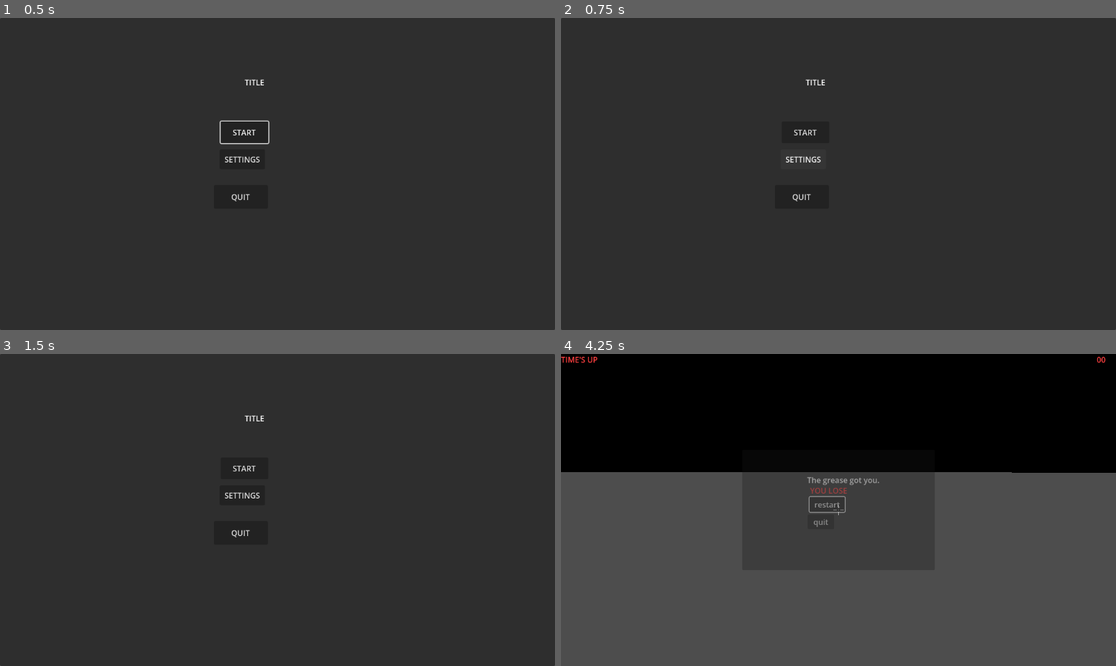
Above: before the commit, frames 1-4 (two rows, left to right).
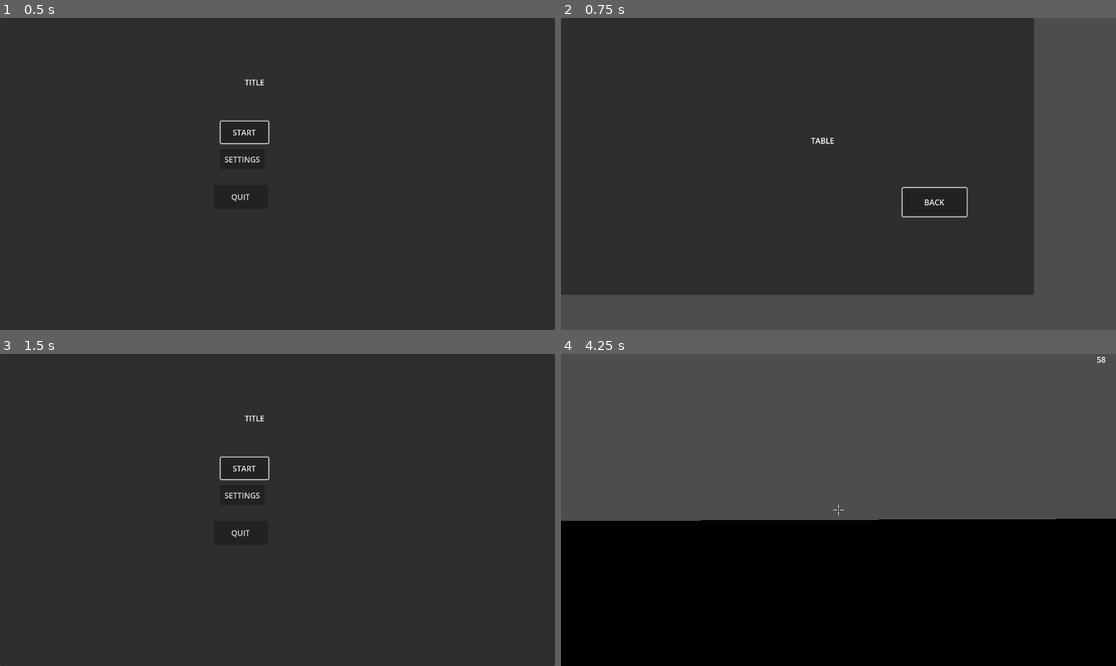
Above: after the commit, the same moments.

Repository: Gablinski/Foren
Game: Godot game, scene res://main_menu.tscn
Two runs of this game, one before a commit and one after it. Both use one fixed random seed, a clock stepped at 60 frames per second and the inputs below. The project has no main scene, so this scene is started directly.
Inputs (mouse positions are in pixels of both pictures, inside the frame that each line leads up to):
- Up to frame 1 (0.5 s): no input
- Up to frame 2 (0.75 s): click "SETTINGS" at 0.5 s
- Up to frame 3 (1.5 s): click (371, 538) at 1.25 s, where only the run after the commit has a clickable "BACK"
- Up to frame 4 (4.25 s): click "START" at 2 s; tap Enter at 2.75 s; move the mouse to (866, 510) at 2.77 s; hold R (run) 2.78-3.53 s; hold W (move_forward) from 2.78 s (still down); tap Space (jump) at 3.02, 3.05, 3.32, 3.6, 3.77, 4.07 s; move the mouse to (810, 510) at 3.52 s; tap R (run) at 3.8 s

Frame 1 is identical in both runs. In frame 2, 25% of the frame differs, in the area x 0-100%, y 0-100%; in frame 3, 0.1%; in frame 4, 85%.

Commit message:
settings + sliding tubgtun tungu tung 676767676

Diff:
--- a/main_menu.gd
+++ b/main_menu.gd
@@ -1,43 +1,25 @@
 extends CanvasLayer
 
-# ─────────────────────────────────────────────
-# SETTINGS
-# ─────────────────────────────────────────────
+@export var game_scene     : String = "res://node_3d.tscn"
+@export var settings_scene : String = "res://settings_menu.tscn"
 
-## Path to your actual game scene
-@export var game_scene : String = "res://node_3d.tscn"
-
-# ─────────────────────────────────────────────
-# NODE REFERENCES
-# ─────────────────────────────────────────────
-
-@onready var start_button : Button = $Panel/StartButton
-
-#@onready var settings_button : Button = $Panel/SettingsButton
-
-@onready var quit_button : Button = $Panel/QuitButton
-
-# ─────────────────────────────────────────────
-# READY
-# ─────────────────────────────────────────────
+@onready var start_button    : Button = $Panel/StartButton
+@onready var settings_button : Button = $Panel/SettingsButton
+@onready var quit_button     : Button = $Panel/QuitButton
 
 func _ready() -> void:
 	Input.mouse_mode = Input.MOUSE_MODE_VISIBLE
-
 	start_button.pressed.connect(_on_start)
+	settings_button.pressed.connect(_on_settings)
 	quit_button.pressed.connect(_on_quit)
-
-	# Focus start button so keyboard/gamepad works immediately
 	start_button.grab_focus()
-
-# ─────────────────────────────────────────────
-# ACTIONS
-# ─────────────────────────────────────────────
 
 func _on_start() -> void:
 	Input.mouse_mode = Input.MOUSE_MODE_CAPTURED
+	get_tree().change_scene_to_file(game_scene)
 
-	get_tree().change_scene_to_file(game_scene)
+func _on_settings() -> void:
+	get_tree().change_scene_to_file(settings_scene)
 
 func _on_quit() -> void:
 	get_tree().quit()
--- a/pause_menu.gd
+++ b/pause_menu.gd
@@ -1,110 +1,54 @@
 extends CanvasLayer
 
-# ─────────────────────────────────────────────
-#  SETTINGS
-# ─────────────────────────────────────────────
-
-@export var main_menu_scene : String = "res://scenes/main_menu.tscn"
-
-# ─────────────────────────────────────────────
-#  STATE
-# ─────────────────────────────────────────────
+@export var main_menu_scene : String = "res://main_menu.tscn"
 
 var _paused : bool = false
 
-# ─────────────────────────────────────────────
-#  NODE REFERENCES
-# ─────────────────────────────────────────────
-
 @onready var panel          : Panel  = $Panel
-@onready var title_label    : Label  = $Panel/TitleLabel
 @onready var resume_button  : Button = $Panel/ResumeButton
 @onready var restart_button : Button = $Panel/RestartButton
-#@onready var settings_button : Button = $Panel/SettingsButton
 @onready var quit_button    : Button = $Panel/QuitButton
-
-# ─────────────────────────────────────────────
-#  READY
-# ─────────────────────────────────────────────
 
 func _ready() -> void:
 	panel.visible = false
-
 	resume_button.pressed.connect(_on_resume)
 	restart_button.pressed.connect(_on_restart)
-
-	# quit_button.pressed.connect(_on_quit)
-
-# ─────────────────────────────────────────────
-#  INPUT
-# ─────────────────────────────────────────────
+	quit_button.pressed.connect(_on_quit)
 
 func _input(event: InputEvent) -> void:
 	if event is InputEventMouseMotion:
 		return
-
 	if event is InputEventKey and event.pressed and not event.echo:
 		if event.keycode == KEY_ESCAPE:
 			get_viewport().set_input_as_handled()
-
 			if _paused:
 				_on_resume()
 			else:
 				_pause()
 
-# ─────────────────────────────────────────────
-#  PAUSE
-# ─────────────────────────────────────────────
-
 func _pause() -> void:
 	_paused = true
-
 	panel.visible = true
-
 	get_tree().paused = true
-
 	Input.mouse_mode = Input.MOUSE_MODE_VISIBLE
-
 	resume_button.grab_focus()
-
 	panel.modulate.a = 0.0
-
 	var tween := create_tween()
-
 	tween.tween_property(panel, "modulate:a", 1.0, 0.2) \
 		.set_trans(Tween.TRANS_QUAD).set_ease(Tween.EASE_OUT)
 
-# ─────────────────────────────────────────────
-#  RESUME
-# ─────────────────────────────────────────────
-
 func _on_resume() -> void:
 	_paused = false
-
 	panel.visible = false
-
 	get_tree().paused = false
-
 	Input.mouse_mode = Input.MOUSE_MODE_CAPTURED
-
-# ─────────────────────────────────────────────
-#  RESTART
-# ─────────────────────────────────────────────
 
 func _on_restart() -> void:
 	get_tree().paused = false
-
 	Input.mouse_mode = Input.MOUSE_MODE_CAPTURED
-
 	get_tree().reload_current_scene()
-
-# ─────────────────────────────────────────────
-#  QUIT TO MAIN MENU
-# ─────────────────────────────────────────────
 
 func _on_quit() -> void:
 	get_tree().paused = false
-
 	Input.mouse_mode = Input.MOUSE_MODE_VISIBLE
-
 	get_tree().change_scene_to_file(main_menu_scene)
--- a/player.gd
+++ b/player.gd
@@ -6,7 +6,6 @@
 
 ## Ground movement
 @export var max_speed        : float = 8.0
-@export var run_speed        : float = 14.0
 @export var acceleration     : float = 60.0
 @export var friction         : float = 55.0
 @export var air_acceleration : float = 8.0
@@ -20,6 +19,13 @@
 @export var jump_buffer_time : float = 0.12
 @export var max_fall_speed   : float = 32.0
 
+## Slide
+@export var slide_speed        : float = 16.0
+@export var slide_duration     : float = 0.6
+@export var slide_decay        : float = 6.0   # how fast speed bleeds off
+@export var slide_height_full  : float = 1.8   # normal capsule height
+@export var slide_height_crouch: float = 0.9   # crouched capsule height
+
 ## Dash
 @export var dash_speed       : float = 24.0
 @export var dash_duration    : float = 0.16
@@ -39,6 +45,7 @@
 # ─────────────────────────────────────────────
 @onready var camera_rig : Node3D   = $CameraRig
 @onready var camera     : Camera3D = $CameraRig/Camera3D
+@onready var collision : CollisionShape3D = $CollisionShape3D
 
 # ─────────────────────────────────────────────
 #  INTERNAL STATE
@@ -50,6 +57,11 @@
 var _buffer_timer  : float = 0.0
 var _was_grounded  : bool  = false
 var _jump_held     : bool  = false
+var _jump_was_pressed : bool = false
+
+var _sliding      : bool  = false
+var _slide_timer  : float = 0.0
+var _slide_dir    : Vector3 = Vector3.ZERO
 
 var _dashing       : bool    = false
 var _dash_timer    : float   = 0.0
@@ -103,8 +115,10 @@
 		_coyote_timer = coyote_time
 
 	# ── Jump buffering ───────────────────────
-	if Input.is_action_just_pressed("jump"):
+	var jump_pressed := Input.is_action_pressed("jump")
+	if jump_pressed and not _jump_was_pressed:
 		_buffer_timer = jump_buffer_time
+	_jump_was_pressed = jump_pressed
 
 	# ── Jump execution ───────────────────────
 	var can_jump := grounded or _coyote_timer > 0.0
@@ -148,6 +162,10 @@
 #  MOVEMENT
 # ─────────────────────────────────────────────
 func _handle_movement(delta: float, grounded: bool) -> void:
+	if _sliding:
+		_handle_slide(delta, grounded)
+		return
+
 	var wish_dir := Vector3.ZERO
 	wish_dir.x = Input.get_axis("move_left",    "move_right")
 	wish_dir.z = Input.get_axis("move_forward", "move_back")
@@ -158,8 +176,7 @@
 	wish_dir = (transform.basis * wish_dir).normalized() * wish_dir.length()
 	wish_dir.y = 0.0
 
-	var target_speed := run_speed if (Input.is_action_pressed("run") and grounded) else max_speed
-	var target_vel   := wish_dir * target_speed
+	var target_vel := wish_dir * max_speed
 
 	if grounded:
 		if wish_dir == Vector3.ZERO:
@@ -171,6 +188,38 @@
 	else:
 		velocity.x = move_toward(velocity.x, target_vel.x, air_acceleration * delta)
 		velocity.z = move_toward(velocity.z, target_vel.z, air_acceleration * delta)
+
+	# Start slide
+	if Input.is_action_just_pressed("run") and grounded and \
+			Vector3(velocity.x, 0, velocity.z).length() > 1.0:
+		_sliding = true
+		_slide_timer = slide_duration
+		_slide_dir = Vector3(velocity.x, 0, velocity.z).normalized()
+		_set_crouch(true)
+
+
+func _handle_slide(delta: float, grounded: bool) -> void:
+	_slide_timer -= delta
+
+	if _slide_timer <= 0.0 or Input.is_action_just_pressed("run") or not grounded:
+		_sliding = false
+		_set_crouch(false)
+		return
+
+	var current_speed := slide_speed * (_slide_timer / slide_duration)
+	current_speed = max(current_speed, max_speed * 0.4)
+	velocity.x = _slide_dir.x * current_speed
+	velocity.z = _slide_dir.z * current_speed
+
+
+func _set_crouch(crouching: bool) -> void:
+	var shape := collision.shape as CapsuleShape3D
+	if shape:
+		shape.height = slide_height_crouch if crouching else slide_height_full
+	var target_y := _cam_base_y - 0.5 if crouching else _cam_base_y
+	var tween := create_tween()
+	tween.tween_property(camera_rig, "position:y", target_y, 0.12) \
+		.set_trans(Tween.TRANS_QUAD).set_ease(Tween.EASE_OUT)
 
 
 # ─────────────────────────────────────────────
--- a/player.tscn
+++ b/player.tscn
@@ -4,6 +4,7 @@
 [ext_resource type="Script" uid="uid://chb0pajrdwj8x" path="res://shift_lock_overlay.gd" id="2_i3pqv"]
 
 [sub_resource type="CapsuleShape3D" id="CapsuleShape3D_hqtel"]
+height = 1.8
 
 [node name="Player" type="CharacterBody3D" unique_id=1082028449]
 script = ExtResource("1_onrkg")
--- /dev/null
+++ b/settings_menu.gd
@@ -0,0 +1,16 @@
+## For now just a placeholder with a back button.
+## Add sliders, toggles etc. here later.
+
+extends CanvasLayer
+
+@export var main_menu_scene : String = "res://main_menu.tscn"
+
+@onready var back_button : Button = $Panel/BackButton
+
+func _ready() -> void:
+	Input.mouse_mode = Input.MOUSE_MODE_VISIBLE
+	back_button.pressed.connect(_on_back)
+	back_button.grab_focus()
+
+func _on_back() -> void:
+	get_tree().change_scene_to_file(main_menu_scene)
--- /dev/null
+++ b/settings_menu.tscn
@@ -0,0 +1,26 @@
+[gd_scene format=3 uid="uid://dl4ev14lrst32"]
+
+[ext_resource type="Script" uid="uid://dmbkqwb8y8new" path="res://settings_menu.gd" id="1_ufg0w"]
+
+[node name="SettingsMenu" type="CanvasLayer" unique_id=1745313308]
+script = ExtResource("1_ufg0w")
+
+[node name="Panel" type="Panel" parent="." unique_id=2044406538]
+offset_right = 982.0
+offset_bottom = 575.0
+
+[node name="SettingsLabel" type="Label" parent="Panel" unique_id=1239178212]
+layout_mode = 0
+offset_left = 519.0
+offset_top = 243.0
+offset_right = 567.0
+offset_bottom = 266.0
+text = "TABLE"
+
+[node name="BackButton" type="Button" parent="Panel" unique_id=2050959279]
+layout_mode = 0
+offset_left = 709.0
+offset_top = 353.0
+offset_right = 842.0
+offset_bottom = 412.0
+text = "BACK"
--- a/win_lose_green.gd
+++ b/win_lose_green.gd
@@ -1,96 +1,49 @@
 extends CanvasLayer
 
-# ─────────────────────────────────────────────
-#  SETTINGS
-# ─────────────────────────────────────────────
-
 @export var main_menu_scene : String = "res://main_menu.tscn"
-
-# ─────────────────────────────────────────────
-#  COLOURS
-# ─────────────────────────────────────────────
 
 const COLOR_WIN  : Color = Color(0.2, 1.0, 0.45, 1.0)
 const COLOR_LOSE : Color = Color(1.0, 0.25, 0.25, 1.0)
 
-# ─────────────────────────────────────────────
-#  NODE REFERENCES
-# ─────────────────────────────────────────────
-
 @onready var panel          : Panel  = $Panel
 @onready var title_label    : Label  = $Panel/TitleLabel
-@onready var sub_label      : Label = $Panel/SubLabel
 @onready var restart_button : Button = $Panel/RestartButton
 @onready var quit_button    : Button = $Panel/QuitButton
 
-# ─────────────────────────────────────────────
-#  READY
-# ─────────────────────────────────────────────
-
 func _ready() -> void:
 	panel.visible = false
-
-	#restart_button.pressed.connect(_on_restart)
+	restart_button.pressed.connect(_on_restart)
 	quit_button.pressed.connect(_on_quit)
 
 	await get_tree().process_frame
-
 	var gm := get_tree().get_first_node_in_group("game_manager")
-
 	if gm:
 		gm.game_won.connect(_on_game_won)
 		gm.game_lost.connect(_on_game_lost)
 
-# ─────────────────────────────────────────────
-#  WIN / LOSE
-# ─────────────────────────────────────────────
-
 func _on_game_won() -> void:
 	title_label.text     = "YOU WIN!"
-	sub_label.text       = "You made it to the top."
 	title_label.modulate = COLOR_WIN
 	_show_screen()
 
 func _on_game_lost() -> void:
 	title_label.text     = "YOU LOSE"
-	sub_label.text       = "The grease got you."
 	title_label.modulate = COLOR_LOSE
 	_show_screen()
 
-# ─────────────────────────────────────────────
-#  SHOW
-# ─────────────────────────────────────────────
-
 func _show_screen() -> void:
 	panel.visible = true
-
 	Input.mouse_mode = Input.MOUSE_MODE_VISIBLE
-
 	restart_button.grab_focus()
-
 	panel.modulate.a = 0.0
-
 	var tween := create_tween()
-
 	tween.tween_property(panel, "modulate:a", 1.0, 0.4) \
 		.set_trans(Tween.TRANS_QUAD).set_ease(Tween.EASE_OUT)
 
-# ─────────────────────────────────────────────
-#  RESTART
-# ─────────────────────────────────────────────
-
 func _on_restart() -> void:
-	get_tree().paused = false
-
 	Input.mouse_mode = Input.MOUSE_MODE_CAPTURED
-
 	get_tree().reload_current_scene()
-
-# ─────────────────────────────────────────────
-#  QUIT TO MAIN MENU
-# ─────────────────────────────────────────────
 
 func _on_quit() -> void:
 	Input.mouse_mode = Input.MOUSE_MODE_VISIBLE
-
 	get_tree().change_scene_to_file(main_menu_scene)
Not shown, added: settings_menu.gd.uid
